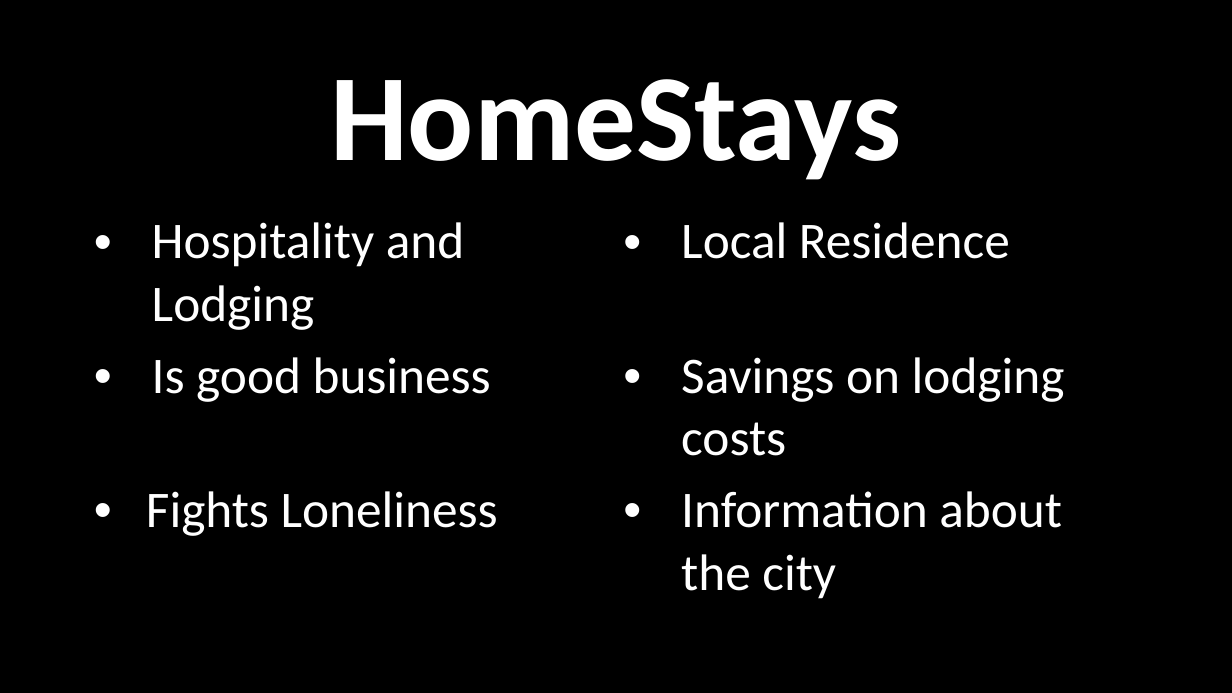
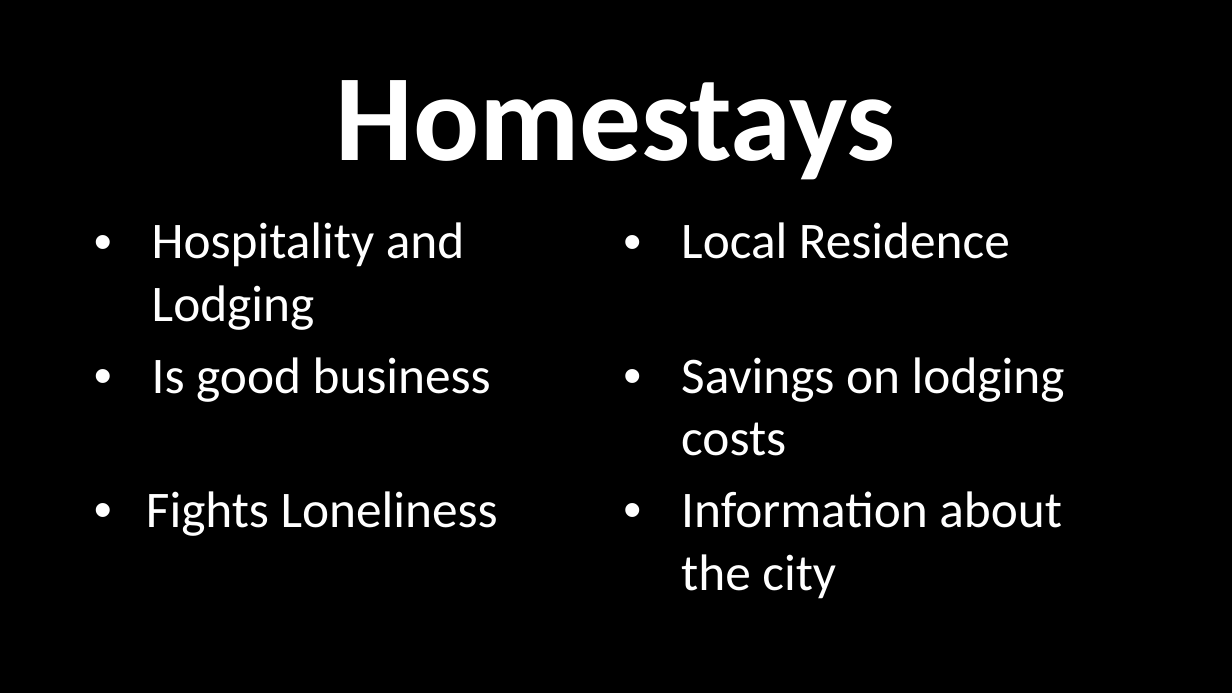
Before and after one commit to pritz10/Dissertation-Mini-Project-2018-, a slide deck: slide 3 of Home Stays.pptx. Drawn at 1232x693 pixels with LibreOffice and Linux fonts; fonts in the diff are those of the drawing. Boxes give left, top, right and bottom in pixels: in the first picture for what was removed or moved away, otherwise in the second. Text is boxed around its words. In the diff, an @@ line names an element or a change of style, - is before the commit and + after.

```diff
--- a/Home Stays.pptx
+++ b/Home Stays.pptx
@@ text at [336, 80, 896, 180]: text changed @@
-HomeStays
+Homestays
```
Also in this commit, not shown: 7 other slides changed, 9 slides added, 2 slides removed, 4 other files.
